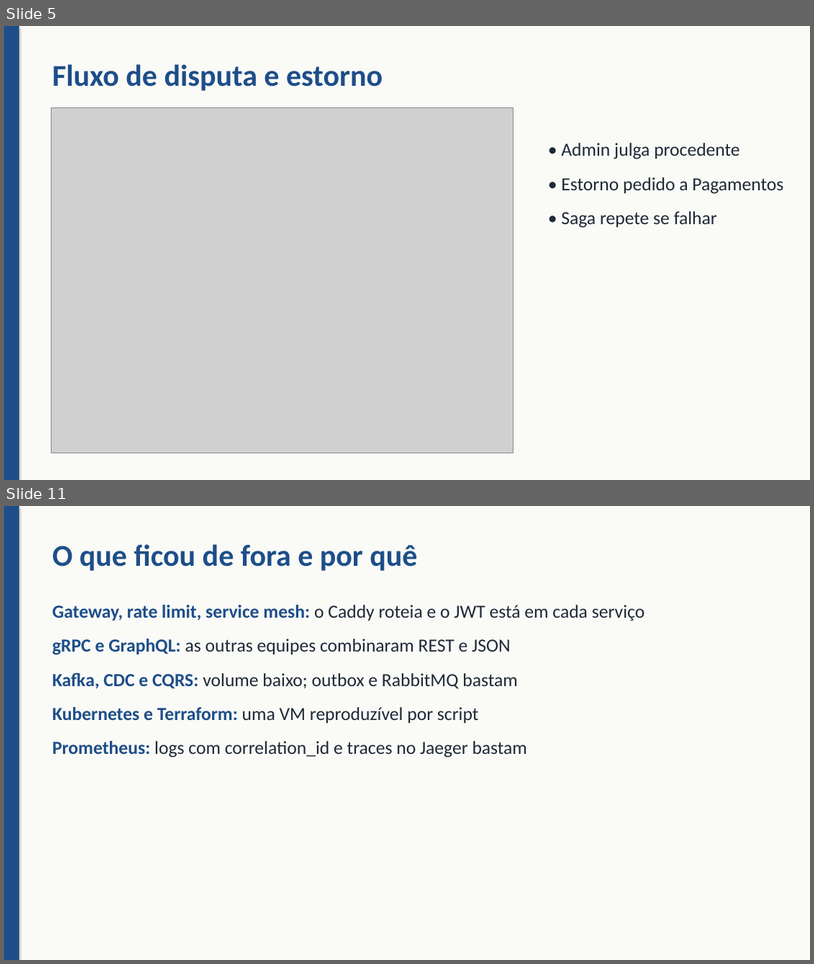
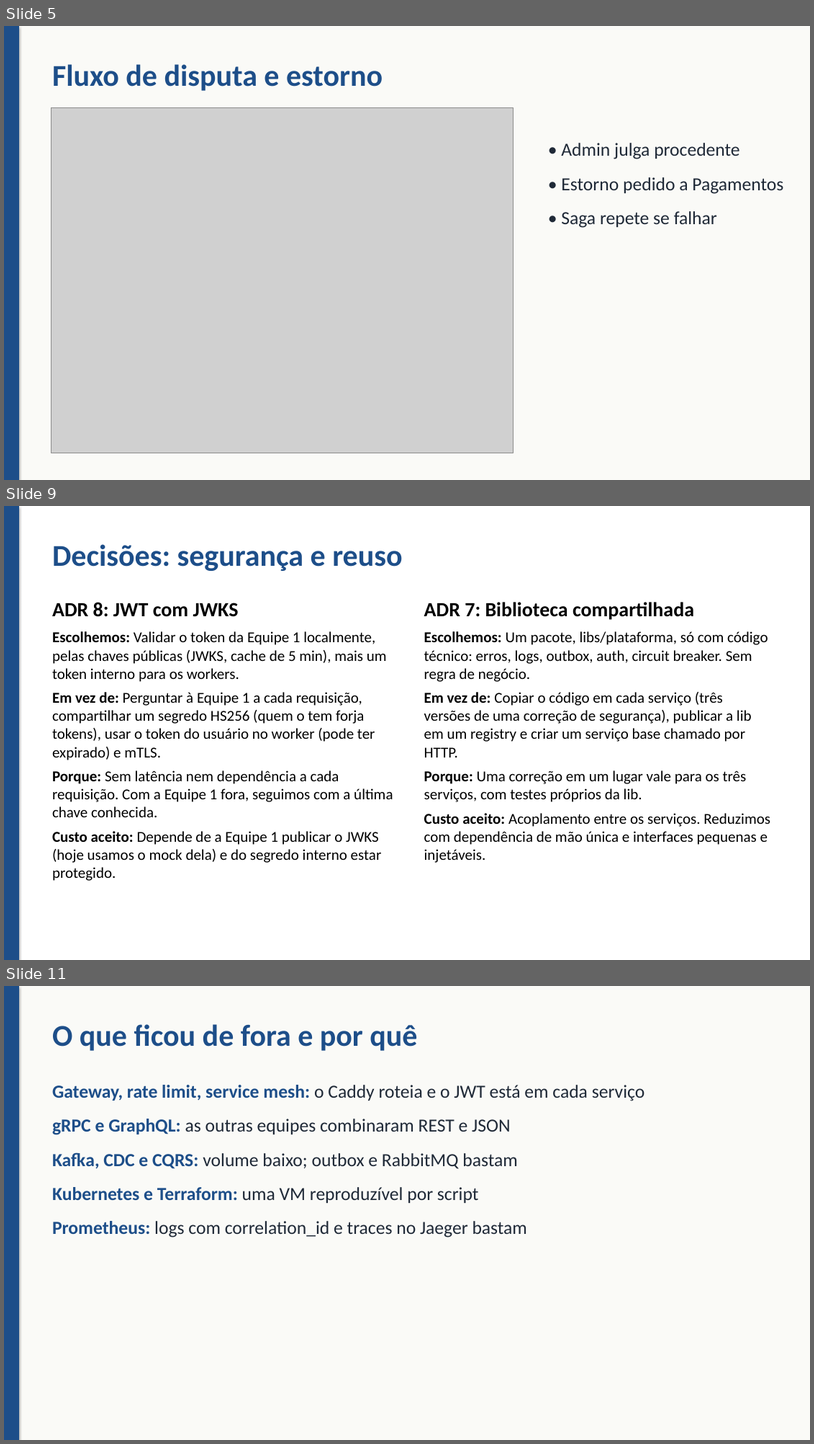
Before and after one commit to OcimarSchroederJR/delivery-financeiro, a slide deck: docs/apresentacao/apresentacao.pptx. Shown one above the other, each under a label of ours: slides 5 and 11 before the commit, slides 5, 9 and 11 after it; the slides between them are not shown. The pictures are 814x964 and 814x1444 pixels, drawn with LibreOffice and Linux fonts; fonts in the diff are those of the drawing; grey boxes stand for pictures. Boxes give left, top, right and bottom in pixels: in the first picture for what was removed or moved away, otherwise in the second. Text is boxed around its words. In the diff, an @@ line names an element or a change of style, - is before the commit and + after.

Commit message:
docs(apresentacao): detalha as decisões e os trade-offs em cinco slides
Cada decisão mostra o que escolhemos, as alternativas descartadas, o motivo e o custo aceito, com a fala nas notas. 'O que ficou de fora' passa a vir logo depois.

```diff
--- a/docs/apresentacao/apresentacao.pptx
+++ b/docs/apresentacao/apresentacao.pptx
@@ slide 9 added at [4, 506, 810, 960], background #FFFFFF @@
@@ rectangle added at [4, 506, 19, 960], fill #1D4E89 @@
@@ text added at [52, 544, 402, 571], 36 pt, text #1D4E89, bold @@
+Decisões: segurança e reuso
@@ text added at [52, 602, 393, 880], 18 pt, text #000000 @@
+ADR 8: JWT com JWKS
+Escolhemos: Validar o token da Equipe 1 localmente, pelas chaves públicas (JWKS, cache de 5 min), mais um token interno para os workers.
+Em vez de: Perguntar à Equipe 1 a cada requisição, compartilhar um segredo HS256 (quem o tem forja tokens), usar o token do usuário no worker (pode ter expirado) e mTLS.
+Porque: Sem latência nem dependência a cada requisição. Com a Equipe 1 fora, seguimos com a última chave conhecida.
+Custo aceito: Depende de a Equipe 1 publicar o JWKS (hoje usamos o mock dela) e do segredo interno estar protegido.
@@ text added at [424, 602, 771, 862], 18 pt, text #000000 @@
+ADR 7: Biblioteca compartilhada
+Escolhemos: Um pacote, libs/plataforma, só com código técnico: erros, logs, outbox, auth, circuit breaker. Sem regra de negócio.
+Em vez de: Copiar o código em cada serviço (três versões de uma correção de segurança), publicar a lib em um registry e criar um serviço base chamado por HTTP.
+Porque: Uma correção em um lugar vale para os três serviços, com testes próprios da lib.
+Custo aceito: Acoplamento entre os serviços. Reduzimos com dependência de mão única e interfaces pequenas e injetáveis.
```
Also in this commit, not shown: 4 other slides added, 2 slides removed.
